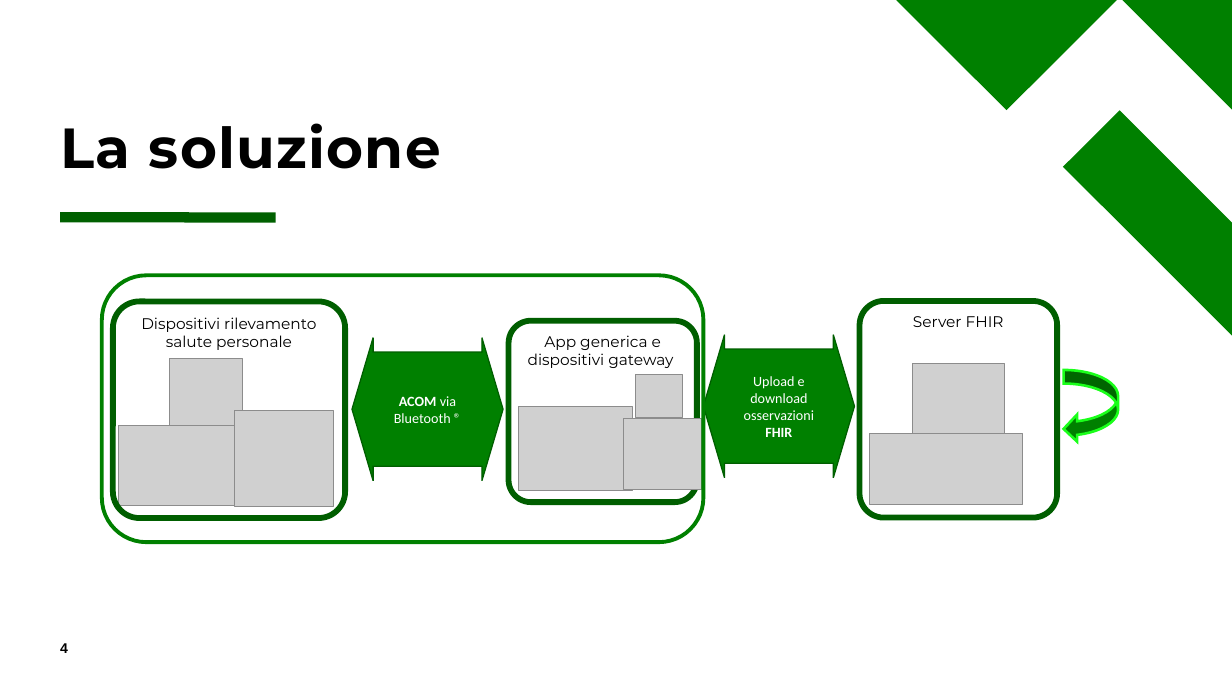
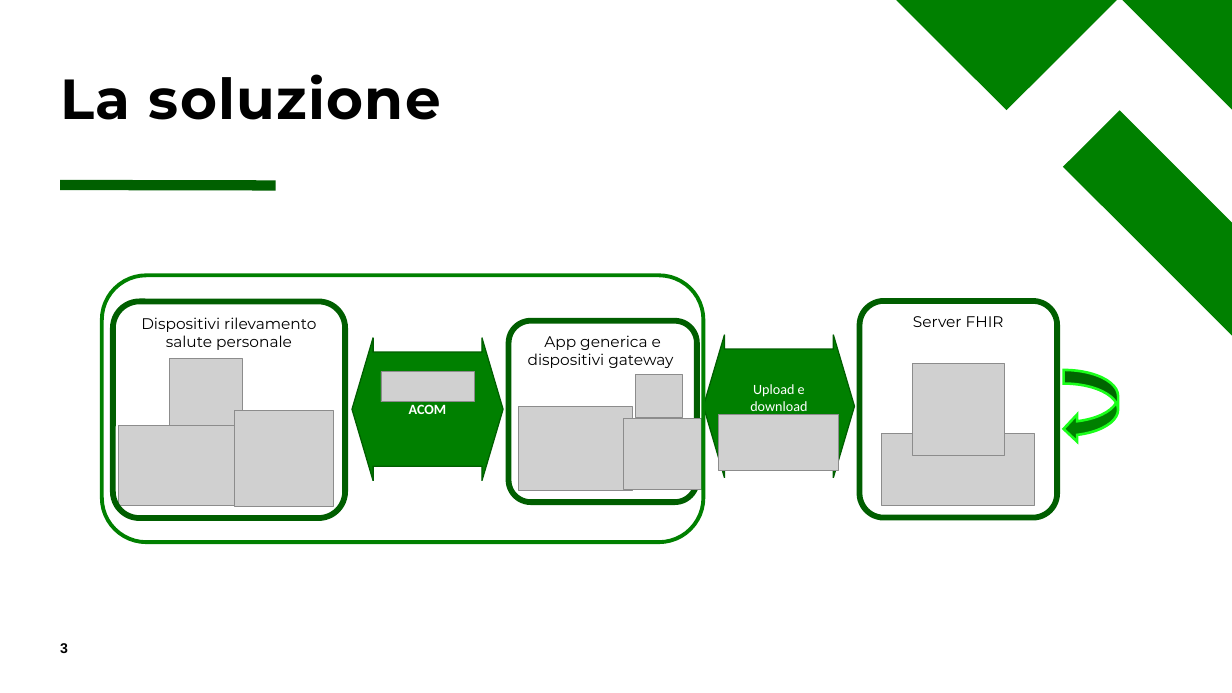
Before and after one commit to rcambianica/Stage, a slide deck: slide 3 of Relazione/Da IEEE 11073-10206 a FHIR.pptx (slide 4 before the commit). Drawn at 1232x693 pixels with LibreOffice and Linux fonts; fonts in the diff are those of the drawing; grey boxes stand for pictures. Boxes give left, top, right and bottom in pixels: in the first picture for what was removed or moved away, otherwise in the second. Text is boxed around its words. In the diff, an @@ line names an element or a change of style, - is before the commit and + after.

```diff
--- a/Relazione/Da IEEE 11073-10206 a FHIR.pptx
+++ b/Relazione/Da IEEE 11073-10206 a FHIR.pptx
@@ title "La soluzione" at (60,74,441,120): vertical alignment bottom to middle @@
@@ line moved from (60, 217) - (275, 217) to (60, 185) - (275, 186) @@
@@ picture added at (381,372,474,402) @@
@@ text in left right arrow at (750,384,807,415): text changed @@
-Upload e download osservazioni FHIR
+Upload e download osservazioni
@@ text in left right arrow at (409,404,447,414): text changed; bold on @@
-ACOM via Bluetooth ®
+ACOM
@@ picture added at (718,414,838,470) @@
@@ picture: place and size @@
-picture at (870,433,1022,506)
+picture at (882,433,1034,506)
@@ page number at (60,643,68,653): text changed @@
-4
+3
```
Also in this commit, not shown: 3 other slides changed, 3 slides added, 2 slides removed, 10 other files.
